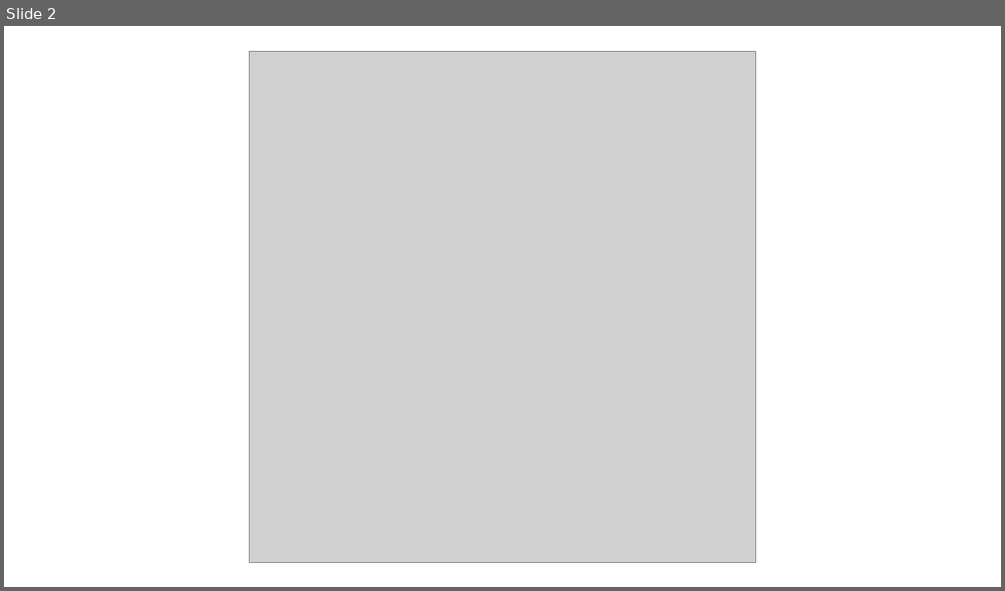
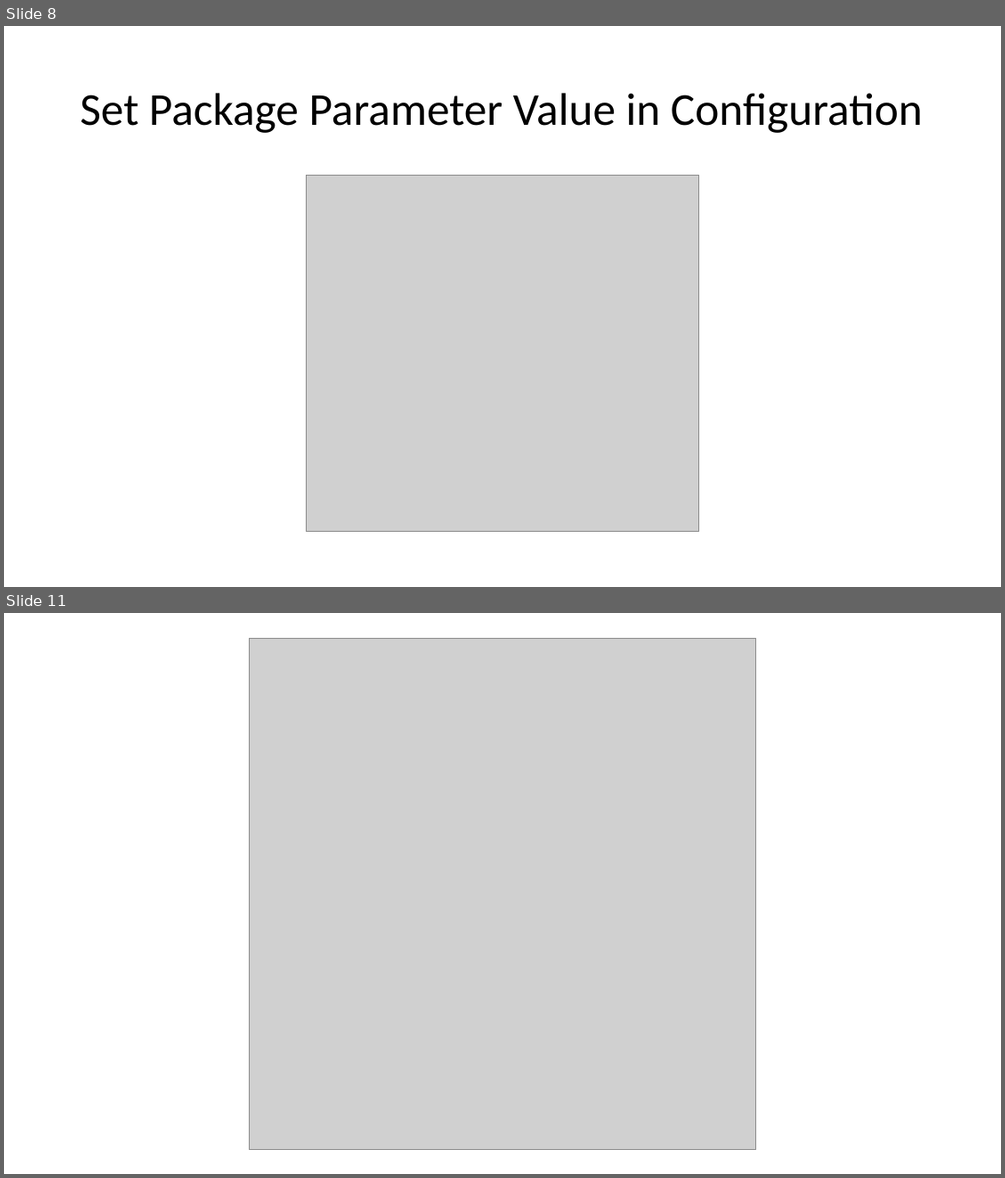
Before and after one commit to agent86ray/ETL-Patterns, a slide deck: SSIS_DEPLOYMENT_AND_SQL_AGENT/SSIS_DEPLOYMENT_AND_SQL_AGENT_SCREEN_SHOTS.pptx. Shown one above the other, each under a label of ours: slide 2 before the commit, slides 8 and 11 after it; the slides between them are not shown. The pictures are 1005x591 and 1005x1178 pixels, drawn with LibreOffice and Linux fonts; fonts in the diff are those of the drawing; grey boxes stand for pictures. Boxes give left, top, right and bottom in pixels: in the first picture for what was removed or moved away, otherwise in the second. Text is boxed around its words. In the diff, an @@ line names an element or a change of style, - is before the commit and + after.

Commit message:
Add package to demonstrate SSIS Package parameters.

```diff
--- a/SSIS_DEPLOYMENT_AND_SQL_AGENT/SSIS_DEPLOYMENT_AND_SQL_AGENT_SCREEN_SHOTS.pptx
+++ b/SSIS_DEPLOYMENT_AND_SQL_AGENT/SSIS_DEPLOYMENT_AND_SQL_AGENT_SCREEN_SHOTS.pptx
@@ slide 8 added at bbox=[4, 26, 1001, 587], background #FFFFFF @@
@@ title added at bbox=[80, 93, 922, 133], 44 pt, text #000000 @@
+Set Package Parameter Value in Configuration
@@ picture added at bbox=[306, 176, 699, 532] @@
@@ what was slide 2 is now slide 11 @@
```
Also in this commit, not shown: 1 slide changed, 8 other slides added, 6 other files.
